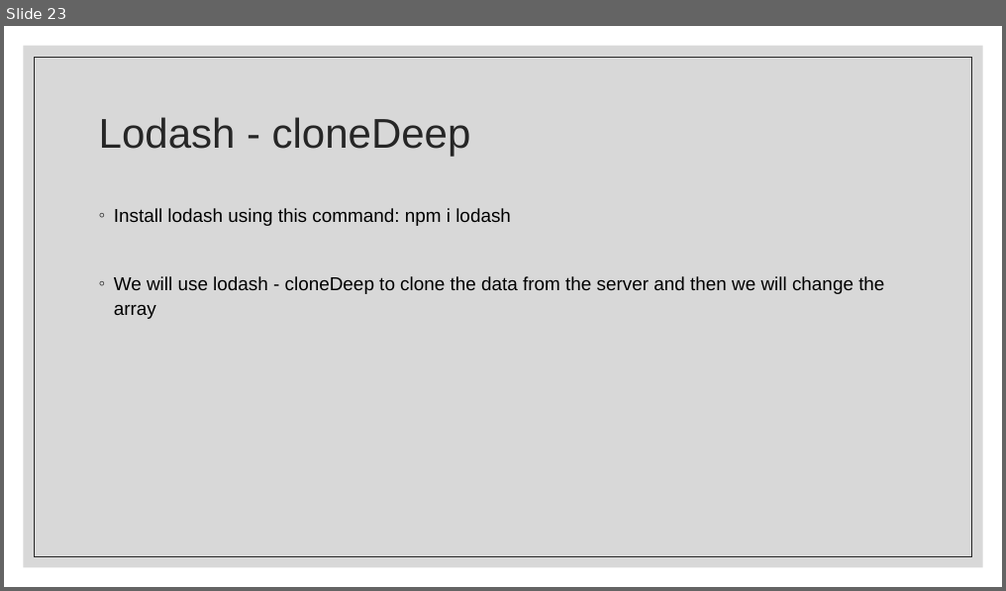
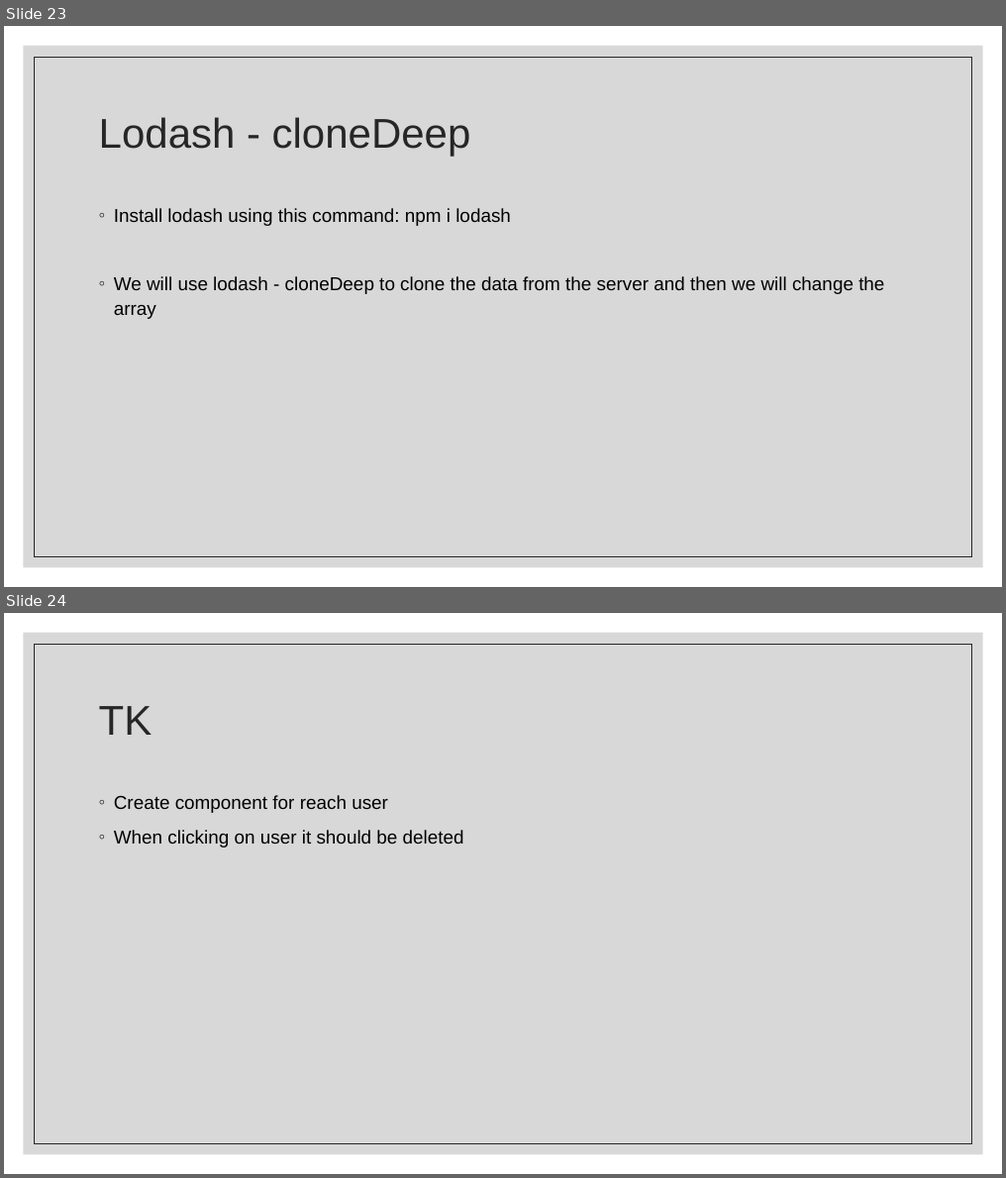
Before and after one commit to Rlss91/ht_W011121MR_morning_first-project, a slide deck: docs/React.pptx. Shown one above the other, each under a label of ours: slide 23 before the commit, slides 23 and 24 after it. The pictures are 1006x591 and 1006x1178 pixels, drawn with LibreOffice and Linux fonts; fonts in the diff are those of the drawing. Boxes give left, top, right and bottom in pixels: in the first picture for what was removed or moved away, otherwise in the second. Text is boxed around its words. In the diff, an @@ line names an element or a change of style, - is before the commit and + after.

```diff
--- a/docs/React.pptx
+++ b/docs/React.pptx
@@ slide 24 added at bbox=[4, 613, 1002, 1174], background #FFFFFF; not listed: 2 template elements that a slide beside it also shows @@
@@ title added at bbox=[99, 706, 152, 735], 40 pt, text #262626 @@
+TK
@@ text added at bbox=[114, 795, 464, 848], 18 pt, text #000000 @@
+◦ Create component for reach user
+◦ When clicking on user it should be deleted
```
Also in this commit, not shown: 1 slide changed, 3 other files.
